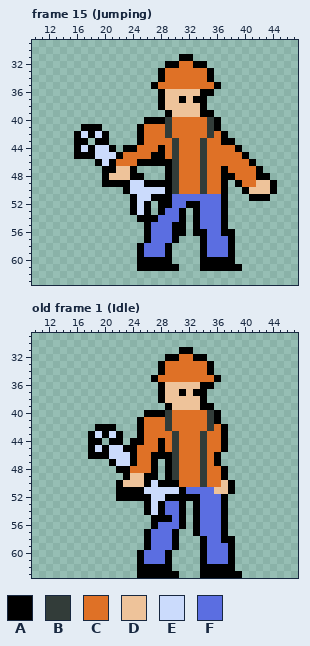
File history of a pixel-art file, Assets/Animations/hero.ase. This is how it looked before the edit.
64x64 pixels, 15 frames. Shown: frame 15 (Jumping): x 10..47, y 29..63; old frame 1 (Idle): x 10..47, y 29..63. The commit also changed other frames, which this record leaves out.
Visible layers, top first: "hand", "wrench", "hero".
Palette (. is transparent): A #000000  B #323c39  C #df7126  D #eec39a  E #cbdbfc  F #5b6ee1
Pixels before, frame 15 (Jumping), first column x 16:
31 ...............AA............
32 .............AACCAA..........
33 ............ACCCCCCA.........
34 ............ACCCCCCA.........
35 ...........ACCCCCCCCA........
36 ............ADDDDDAA.........
37 ............ADDADAA..........
38 ............ADDDDDA..........
39 .............ADDDDAA.........
40 ..........AAABCCCCCBA........
41 .AAA.....ACCCBCCCCCBA........
42 AEAEA....ACCCBCCCCCBCA.......
43 AA.AA....ACCCCBCCCBCCAA......
44 AEAEEA.AACCCACBCCCBCCCCA.....
45 AAAEEEACCCCAACBCCCBCCCCCA....
46 ...AEACCCAAAAABCCCBCCCCCCA...
47 ....AADDA....ABCCCBCCACCCCA..
48 ....ADDDAA...ABCCCBCCAACCCAA.
49 ....AAAAEEAAAABCCCBCCA.ACCDDA
50 .......AEEEEEABCCCBCCA..ADDDA
51 ........AEEAAAFFFFFFFA...AAA.
52 ........AEA.AAFFAAFFFA.......
53 ........AEA.AFFA.AFFFA.......
54 .........AAAFFFA.AFFFA.......
55 ..........AFFFAA.AFFFA.......
56 ..........AFFFAA.AAFFAA......
57 ..........AFFFA...AFFFA......
58 .........AFFFA....AFFFA......
59 .........AFFFA....AFFFA......
60 .........AAAAA....AAAAA......
61 .........AAAAAA...AAAAAA.....
Pixels before, old frame 1 (Idle), first column x 18:
31 .............AA.......
32 ...........AACCAA.....
33 ..........ACCCCCCA....
34 ..........ACCCCCCA....
35 .........ACCCCCCCCA...
36 ..........ADDDDDAA....
37 ..........ADDADAA.....
38 ..........ADDDDDA.....
39 ...........ADDDDAA....
40 ........AAABCCCCCBA...
41 .......ACCCBCCCCCBA...
42 .AAA...ACCCBCCCCCBCA..
43 AEAEA..ACCCCBCCCBCCA..
44 AA.AA.AACCACBCCCBCCA..
45 AEAEEAACCCACBCCCBCCA..
46 AAAEEEACCAAABCCCBCA...
47 ...AEEACCA.ABCCCBCA...
48 ....AACCCA.ABCCCBCCA..
49 .....ADDAA.ABCCCBCCA..
50 ....ADDDAEAAACCCBCCDA.
51 ....AAAAEEEEEAFFFFDDA.
52 ....AAAAAEEAAAAAFFFA..
53 ........AEAFFA.AFFFA..
54 ........AEAFFA.AFFFA..
55 .........AAAFA.AFFFA..
56 .........AFFFA.AFFFA..
57 ........AFFFA..AFFFA..
58 ........AFFFA...AFFAA.
59 ........AFFFA...AFFFA.
60 .......AFFFA....AFFFA.
61 .......AFFFA....AFFFA.
62 .......AAAAA....AAAAA.
63 .......AAAAAA...AAAAAA
New version:
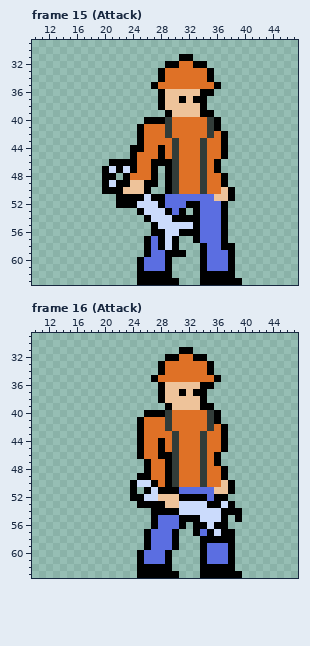
A new or re-ordered frame is compared with the old frame closest to it.
Difference:
frames 15 -> 19
Changed rows in their new state; - is an unchanged pixel.
Frame 15 (Attack), layers "hand", "wrench", "hero":
first column x 16:
41 -...-------------------------
42 .....------------------------
43 ..-..-----------------.------
44 ......-.-A-----------A..-----
45 ........A--C---------A...----
46 ---..-AAACC---------A.....---
47 -----EAE-CCA--------A......--
48 -----A.ACCCA----------......-
49 -----E--DD--.----------......
50 ----AAADDDA..--------DA-.....
51 ------AA-A---F------DDA--...-
52 ------AA--EE-F---------------
53 --------.AEEEA---------------
54 ---------.-EEEA-A------------
55 ----------.AEEEEE------------
56 ----------.AAEE-A-F---.------
57 ------------AE---AF--A.------
58 ---------.A-AEA------A-------
59 ---------.A---AA-------------
60 ----------FFF------FFF-------
61 ----------FFF-.----FFF-.-----
62 ---------AAAAA----AAAAA------
63 ---------AAAAAA---AAAAAA-----
Frame 16 (Attack) is new; against old frame 1 (Idle), layers "hand", "wrench", "hero":
first column x 18:
42 -...------------------
43 .....-----------------
44 ..-..-.---------------
45 .......A--------------
46 .......A-C------------
47 ---.....ACC-----------
48 ----....ACC-----------
49 -----..A-CC-----------
50 ----..AEEAC-B---------
51 ----..-.A-AAAF--------
52 ----..--E-DDD---A-A---
53 -------A-A-DDEEEEAAEA-
54 --------.A-AAEEEEEE-AA
55 ----------FF--A-EEE--A
56 ----------------AEA---
57 -----------------AE-A-
58 -----------------AA---
Changed places in both pictures, as pixel boxes (x1, y1, x2, y2):
changed: (74, 124, 277, 285)
changed: (88, 424, 242, 543)
